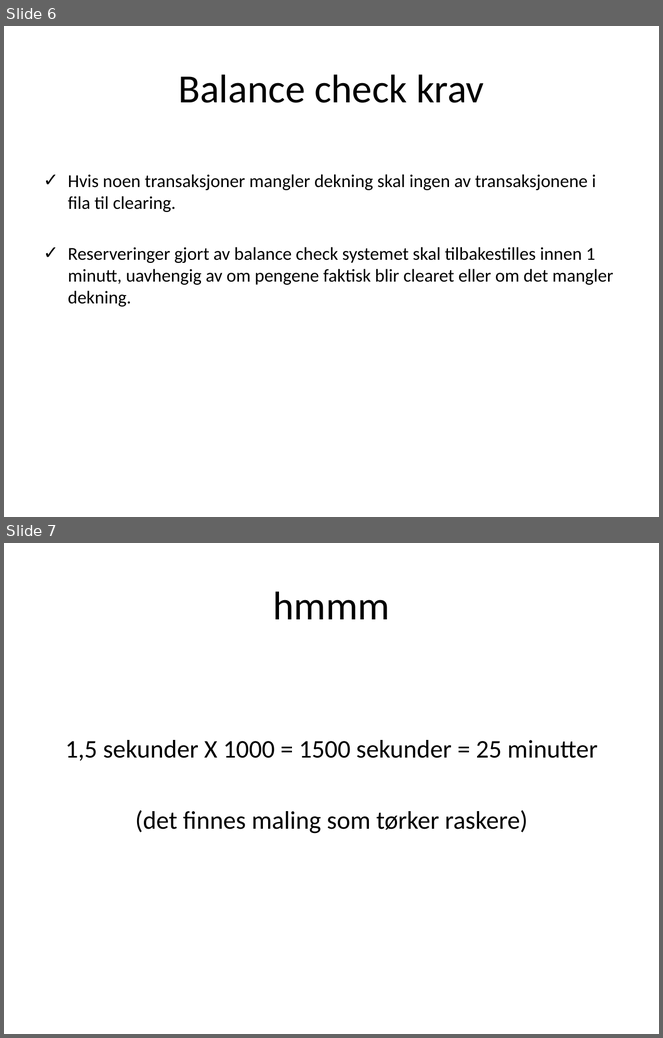
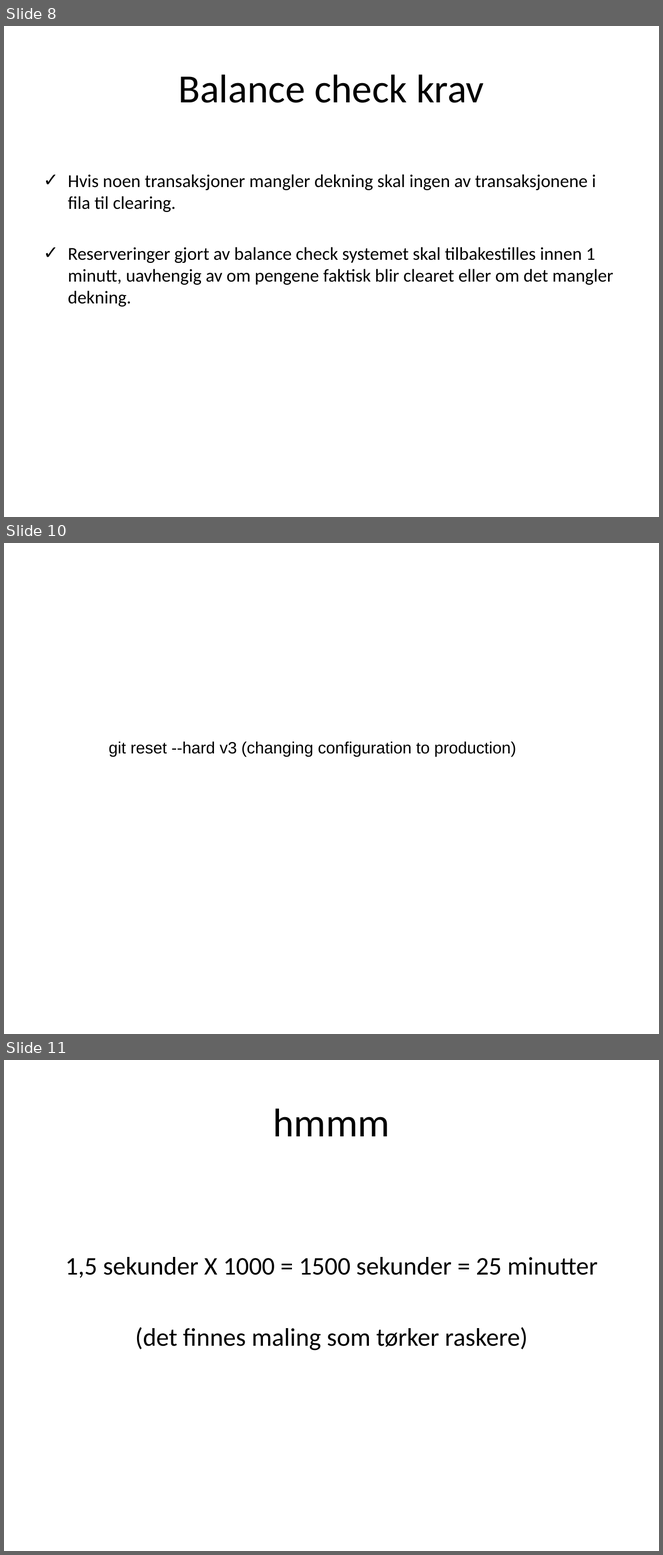
Before and after one commit to runepeter/camel-stuff, a slide deck: camel-spotting.pptx. Shown one above the other, each under a label of ours: slides 6 and 7 before the commit, slides 8, 10 and 11 after it; the slides between them are not shown. The pictures are 663x1038 and 663x1555 pixels, drawn with LibreOffice and Linux fonts; fonts in the diff are those of the drawing. Boxes give left, top, right and bottom in pixels: in the first picture for what was removed or moved away, otherwise in the second. Text is boxed around its words. In the diff, an @@ line names an element or a change of style, - is before the commit and + after.

```diff
--- a/camel-spotting.pptx
+++ b/camel-spotting.pptx
@@ slide 10 added at [4, 543, 659, 1034], background #FFFFFF @@
@@ text added at [109, 742, 517, 757], 18 pt, text #000000 @@
+git reset --hard v3 (changing configuration to production)
@@ what was slide 6 is now slide 8 @@
@@ what was slide 7 is now slide 11 @@
```
Also in this commit, not shown: 1 slide changed, 4 other slides added.
